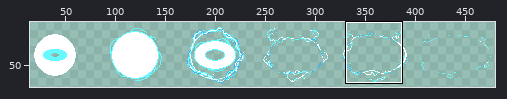
One commit to this sprite sheet: patman/batman/images/chargeexplosion.png. Above, an overview of the earlier version with the close-up marked.
Close-up. Before:
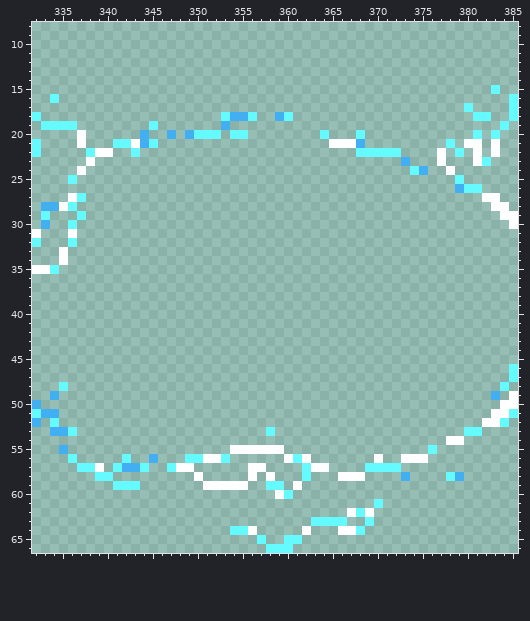
The file is 480x80 pixels. Shown: x 332..385, y 8..66. The wide view leaves out empty margins. The commit also changed other parts of the picture, which this record leaves out.
After the commit:
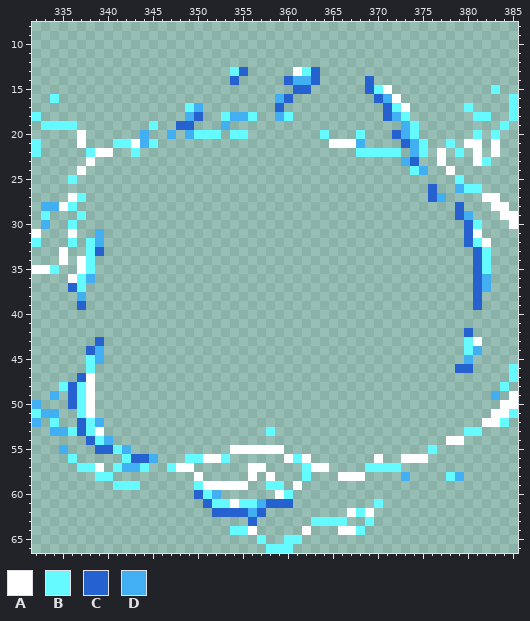
Palette (. is transparent): A #ffffff  B #64faff  C #2562d0  D #43aff3
Change:
@@ x 332..385 @@
 12 ......................................................
-13 ......................................................
-14 ......................................................
-15 ...................................................B..
-16 ..B..................................................B
-17 ................................................B....B
-18 B....................BDDB..DB....................BB..B
-19 .BBBB........B.......D..............................B.
-20 .....A......D..D.DBBB.BB........B...B............B.B..
-21 B....A...BBADB...................AAAD.........B.AA.A..
-22 B.....BAA..B........................BBBBB....A.B.A.A..
-23 ......A..................................D...A...AB...
+13 ......................BC.....ABC......................
+14 ......................C.....CDDC.....C................
+15 .............................CC......CBA...........B..
+16 ..B........................DC.........CDA............B
+17 .................BD........C...........CBA......B....B
+18 B................DC..BDDB..DB..........CDB.......BB..B
+19 .BBBB........B..CC...D...................DB.........B.
+20 .....A......D..D.DBBB.BB........B...B...CDB......B.B..
+21 B....A...BBADB...................AAAD....CDB..B.AA.A..
+22 B.....BAA..B........................BBBBB.DB.A.B.A.A..
+23 ......A..................................DC..A...AB...
 24 .....A....................................BD..A.......
 25 ....B..........................................B......
-26 ...............................................DBB....
-27 ....AB............................................AA..
-28 .DDAB..............................................AA.
-29 .B...B..............................................AA
-30 .D..B................................................A
-31 A...A.................................................
-32 B...B.................................................
-33 ...A..................................................
-34 ...A..................................................
-35 AAB...................................................
-36 ......................................................
-37 ......................................................
-38 ......................................................
-39 ......................................................
+26 ............................................C..DBB....
+27 ....AB......................................CD....AA..
+28 .DDAB..........................................C...AA.
+29 .B...B.........................................CD...AA
+30 .D..B...........................................CB...A
+31 A...A..D........................................CA....
+32 B...B.BD........................................CBA...
+33 ...A..BC.........................................CB...
+34 ...A.AB..........................................CB...
+35 AAB..AB..........................................CB...
+36 ....ABD..........................................CD...
+37 ....CB...........................................CD...
+38 .....D...........................................C....
+39 .....C...........................................C....
 40 ......................................................
 41 ......................................................
-42 ......................................................
-43 ......................................................
-44 ......................................................
-45 ......................................................
-46 .....................................................B
-47 .....................................................B
-48 ...B................................................B.
-49 ..D................................................D.A
-50 D...................................................AA
-51 BDD................................................AAB
-52 D.B...............................................AAB.
-53 ..DDB.....................B.....................BB....
-54 ..............................................AA......
-55 ...D..................AAAAAA................B.........
-56 ....B.....B..D...BBAAB......ABA.......A..AAA..........
+42 ................................................C.....
+43 .......C........................................BA....
+44 ......CD........................................BD....
+45 ......BD........................................D.....
+46 ......B........................................CC....B
+47 .....CA..............................................B
+48 ...BCBA.............................................B.
+49 ..D.CBA............................................D.A
+50 D...CBA.............................................AA
+51 BDD..BA............................................AAB
+52 D.B..CBD..........................................AAB.
+53 ..DDBCBA..................B.....................BB....
+54 ......CBD.....................................AA......
+55 ...D...CCBD...........AAAAAA................B.........
+56 ....B.....BCCD...BBAAB......ABA.......A..AAA..........
 57 .....BBA.BDDB..BAA......AA....BAA....BBBB.............
 58 .......BB.........A.....A.A...B...AAA....D....BD......
-59 .........BBB.......AAAAA..BB.A........................
-60 ...........................AB.........................
-61 ......................................B...............
-62 ...................................ABA................
-63 ...............................BBBB..B................
+59 .........BBB......BAAAAA..BB.A........................
+60 ..................CBD......AB.........................
+61 ...................CBBABBDCCC.........B...............
+62 ....................CCCCDC.........ABA................
+63 ........................C......BBBB..B................
 64 ......................BBA.....A...AAB.................
Where, in picture pixels (left, top, right, bottom), the same in both close-ups:
added: (176, 67, 248, 130)
added: (275, 67, 320, 112)
added: (365, 76, 491, 373)
added: (68, 229, 149, 463)
added: (194, 481, 293, 526)
